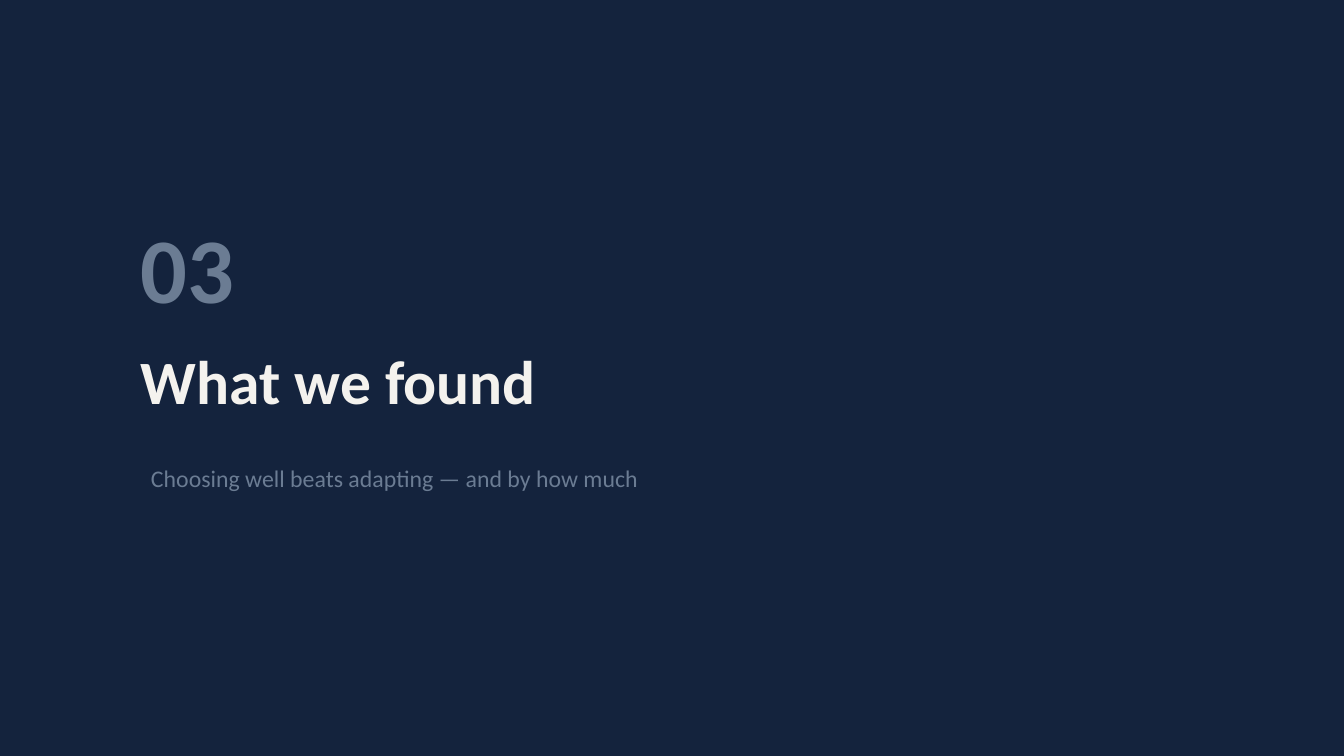
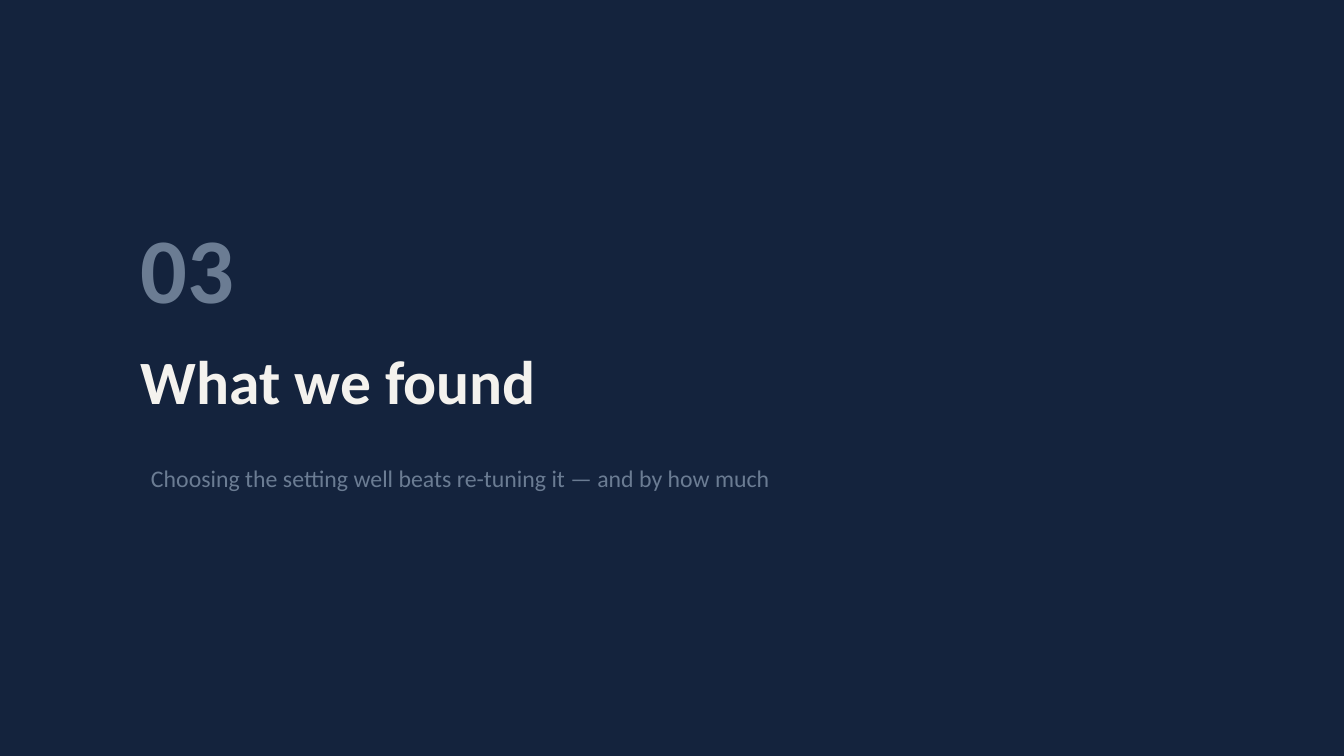
Before and after one commit to Amritha902/gan-driver, a slide deck: slide 20 of review/Review1_GaN_Segmented_Gate_Driver.pptx. Drawn at 1344x756 pixels with LibreOffice and Linux fonts; fonts in the diff are those of the drawing. Boxes give left, top, right and bottom in pixels: in the first picture for what was removed or moved away, otherwise in the second. Text is boxed around its words. In the diff, an @@ line names an element or a change of style, - is before the commit and + after.

```diff
--- a/review/Review1_GaN_Segmented_Gate_Driver.pptx
+++ b/review/Review1_GaN_Segmented_Gate_Driver.pptx
@@ text at [151,470,769,491]: text changed @@
-Choosing well beats adapting — and by how much
+Choosing the setting well beats re-tuning it — and by how much
```
Also in this commit, not shown: 10 other slides changed, 1 slide added, 1 slide removed, 15 other files.
